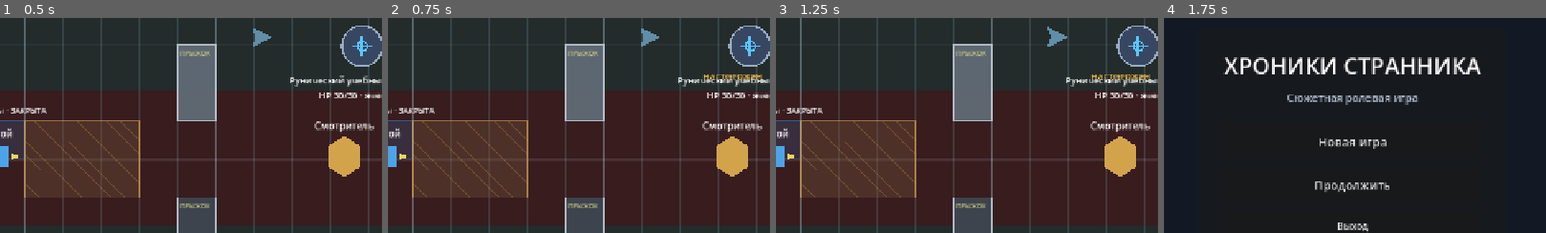
Above: before the commit, frames 1-4 (left to right).
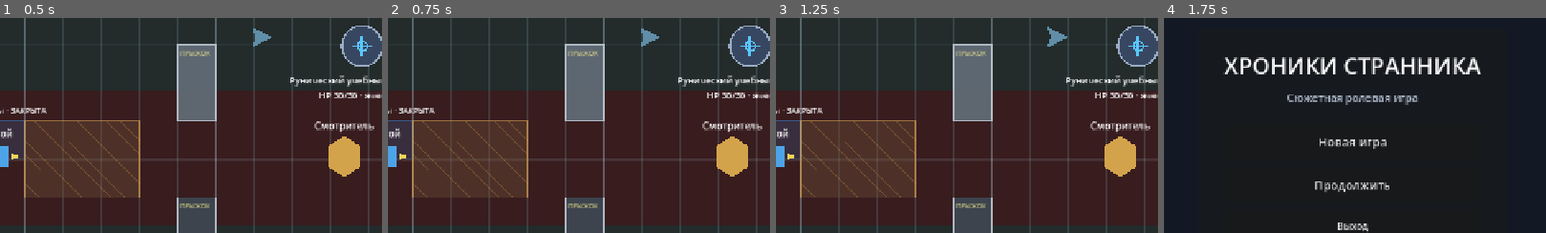
Above: after the commit, the same moments.

Repository: eretenkodaniil16-rgb/rpg-project
Game: Godot game, scene res://scenes/game/game.tscn
The game is run twice, just before and just after one commit, with the same random seed, the same clock (stepped at 60 frames per second) and the same inputs. This scene is started directly instead of the project's main scene.
Inputs:
- Up to frame 1 (0.5 s): no input
- Up to frame 2 (0.75 s): click "ВЗАИМ." at 0.5 s
- Up to frame 3 (1.25 s): no input
- Up to frame 4 (1.75 s): click "МЕНЮ" at 1.25 s
The pictures show only the part of the screen within x 25-75%, y 18-68%; the shares and areas given below are measured in that part.

Frame 1 is identical in both runs. In frame 2, 0.3% of the frame differs, in the area x 82-98%, y 26-29%; in frame 3, 0.3%; in frame 4, nothing differs.

Commit message:
feat(ui): hide NPC alert state until explicit inspection

Diff:
--- a/scripts/game/npc_stealth.gd
+++ b/scripts/game/npc_stealth.gd
@@ -92,6 +92,39 @@
 	return last_known_position
 
 
+func get_maximum_health() -> int:
+	return maximum_health
+
+
+func get_observable_alert_state_label() -> String:
+	return {
+		StealthAlertSystem.STATE_CALM: "спокоен",
+		StealthAlertSystem.STATE_SUSPICIOUS: "насторожен",
+		StealthAlertSystem.STATE_INVESTIGATING: "проверяет источник",
+		StealthAlertSystem.STATE_SEARCHING: "обыскивает область",
+		StealthAlertSystem.STATE_ALERTED: "поднял тревогу",
+		StealthAlertSystem.STATE_COMBAT: "ведёт бой"
+	}.get(detection_state, "поведение неясно")
+
+
+func get_observable_health_label() -> String:
+	if defeated or current_health <= 0:
+		return "без сознания"
+	var ratio: float = float(current_health) / float(maxi(maximum_health, 1))
+	if ratio >= 0.85:
+		return "выглядит невредимым"
+	if ratio >= 0.5:
+		return "заметно ранен"
+	if ratio >= 0.25:
+		return "тяжело ранен"
+	return "едва держится"
+
+
+func get_context_status_text() -> String:
+	var relation: String = "враждебен" if is_hostile() else "не проявляет открытой враждебности"
+	return "Поведение: %s. Отношение: %s. Состояние: %s." % [get_observable_alert_state_label(), relation, get_observable_health_label()]
+
+
 func enter_combat_hostile() -> void:
 	super.enter_combat_hostile()
 	detection_state = StealthAlertSystem.STATE_COMBAT
@@ -121,25 +154,12 @@
 	_alert_label.horizontal_alignment = HORIZONTAL_ALIGNMENT_CENTER
 	_alert_label.add_theme_font_size_override("font_size", 14)
 	_alert_label.z_index = 8
+	_alert_label.hide()
 	add_child(_alert_label)
 
 
 func _update_alert_visuals() -> void:
-	if _alert_label == null:
-		return
-	var state_label: String = {
-		StealthAlertSystem.STATE_CALM: "СПОКОЕН",
-		StealthAlertSystem.STATE_SUSPICIOUS: "НАСТОРОЖЕН",
-		StealthAlertSystem.STATE_INVESTIGATING: "ПРОВЕРЯЕТ",
-		StealthAlertSystem.STATE_SEARCHING: "ИЩЕТ",
-		StealthAlertSystem.STATE_ALERTED: "ТРЕВОГА",
-		StealthAlertSystem.STATE_COMBAT: "БОЙ"
-	}.get(detection_state, detection_state.to_upper())
-	_alert_label.text = state_label
-	_alert_label.visible = detection_state != StealthAlertSystem.STATE_CALM
-	var alert_color: Color = Color(0.62, 0.86, 0.64, 1.0)
-	if detection_state in [StealthAlertSystem.STATE_SUSPICIOUS, StealthAlertSystem.STATE_INVESTIGATING, StealthAlertSystem.STATE_SEARCHING]:
-		alert_color = Color(1.0, 0.78, 0.28, 1.0)
-	elif detection_state in [StealthAlertSystem.STATE_ALERTED, StealthAlertSystem.STATE_COMBAT]:
-		alert_color = Color(1.0, 0.34, 0.28, 1.0)
-	_alert_label.add_theme_color_override("font_color", alert_color)
+	# Точное или текстовое состояние NPC раскрывается только через контекстное действие игрока.
+	if _alert_label != null:
+		_alert_label.text = ""
+		_alert_label.hide()
